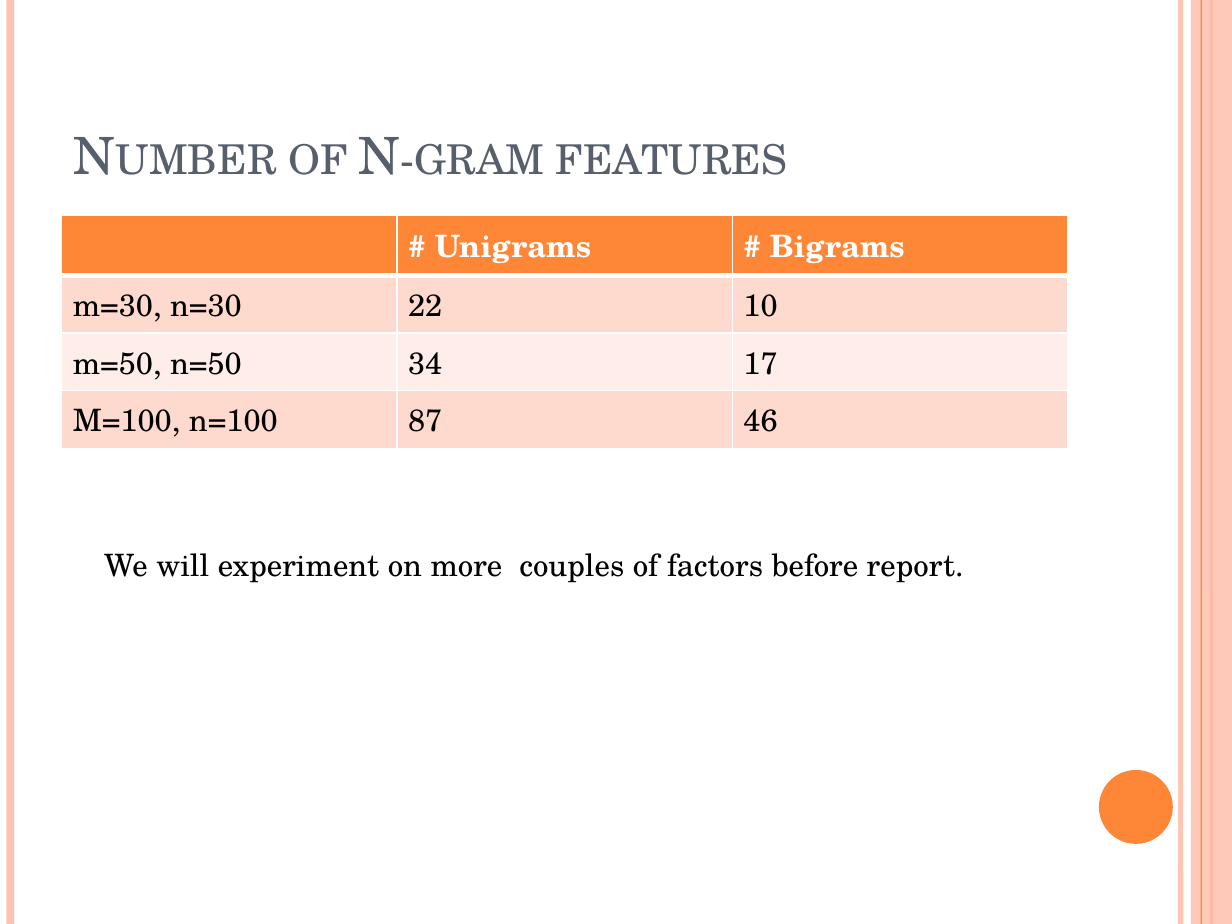
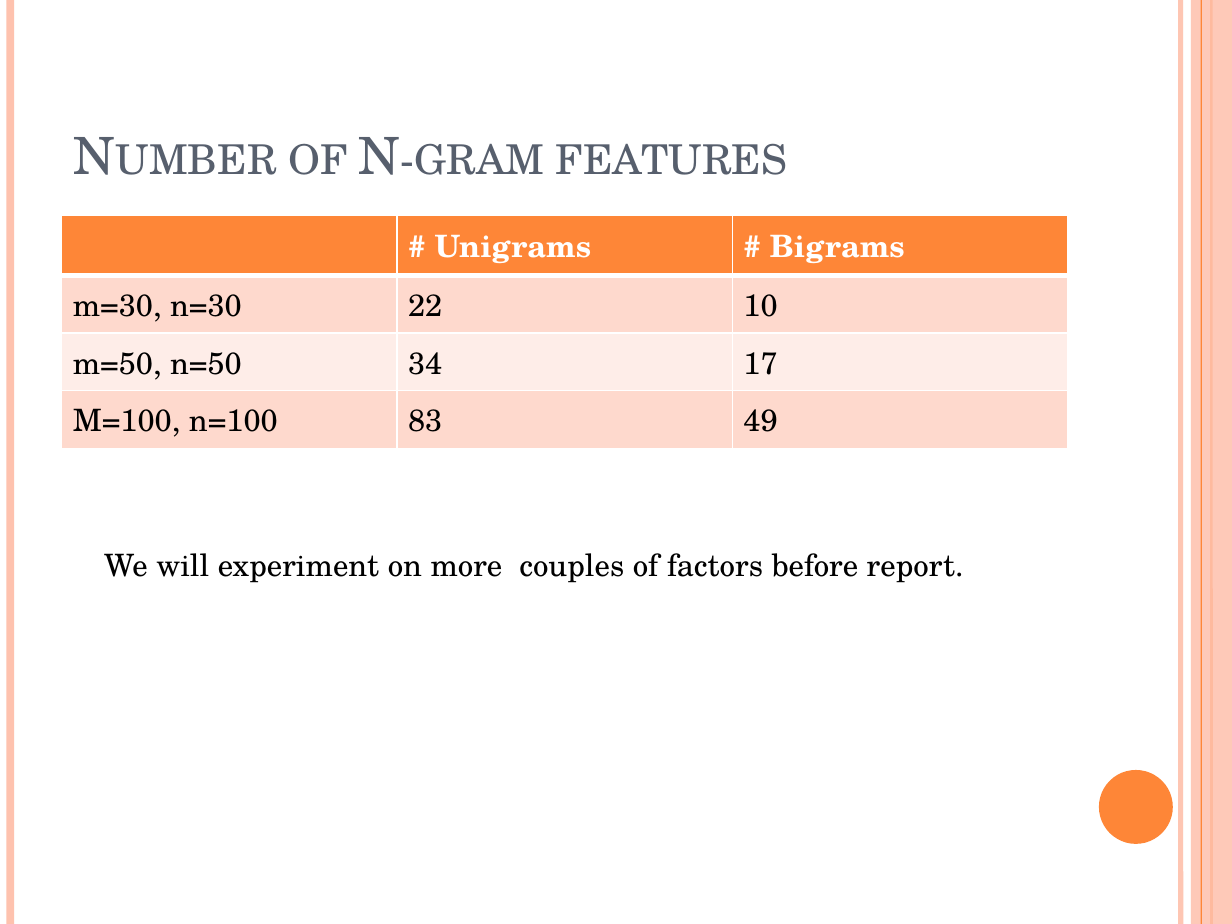
Before and after one commit to ttang10/Organization_Detection_ML, a slide deck: slide 18 of Organization Detection.pptx. Drawn at 1232x924 pixels with LibreOffice and Linux fonts; fonts in the diff are those of the drawing. Boxes give left, top, right and bottom in pixels: in the first picture for what was removed or moved away, otherwise in the second. Text is boxed around its words. In the diff, an @@ line names an element or a change of style, - is before the commit and + after.

```diff
--- a/Organization Detection.pptx
+++ b/Organization Detection.pptx
@@ table at (62,216,1067,441) @@
-row 4, column 2: 87
+row 4, column 2: 83
-row 4, column 3: 46
+row 4, column 3: 49
```
Also in this commit, not shown: 2 other slides changed, 45 other files.
